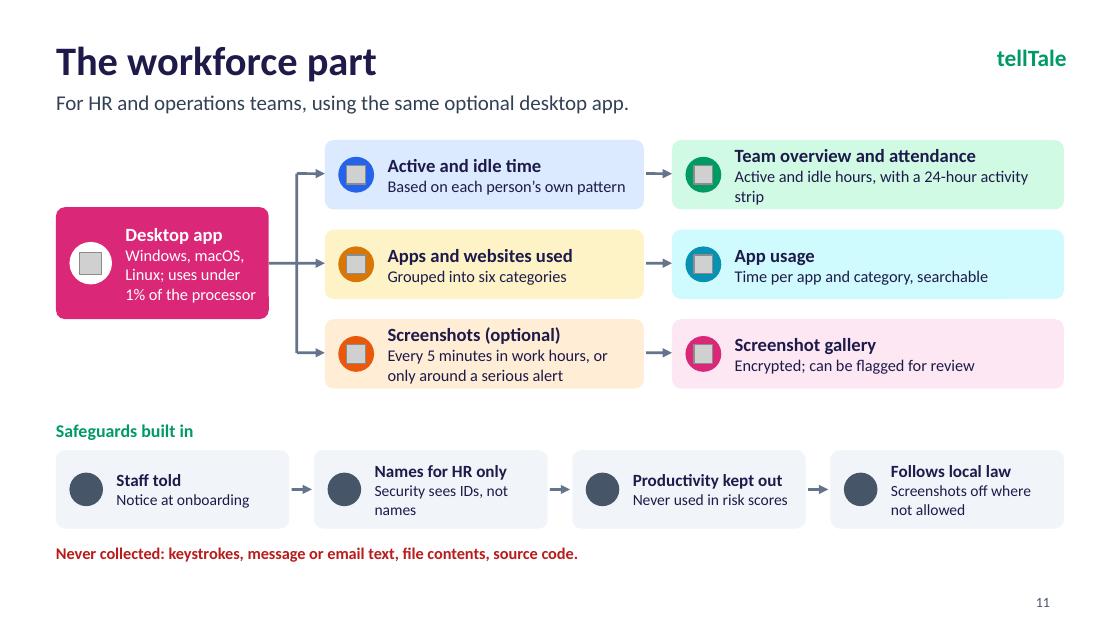
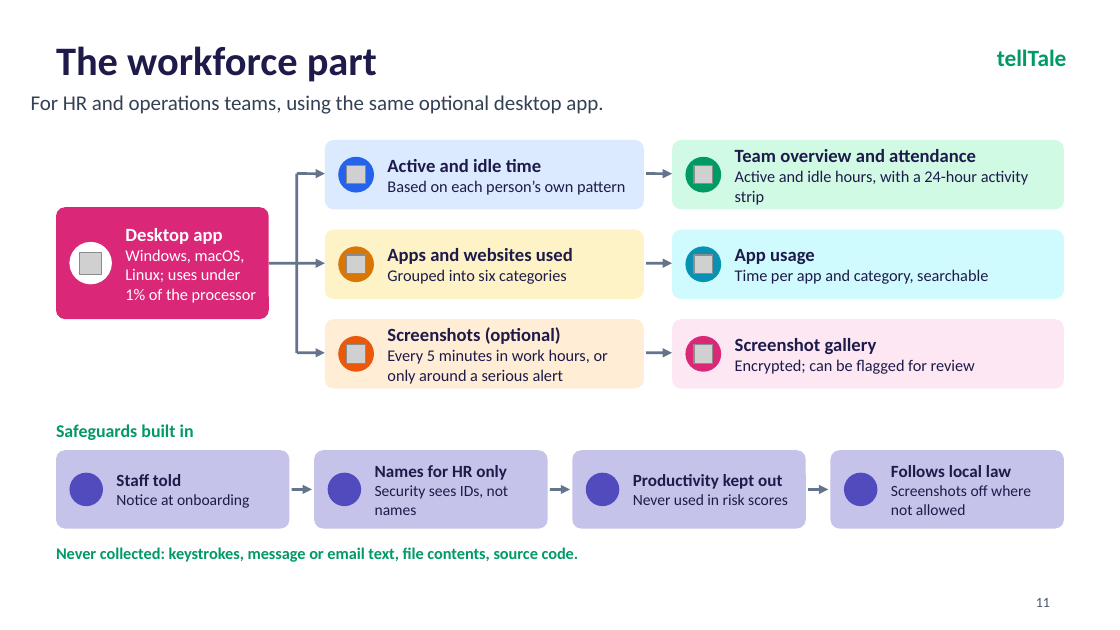
Before and after one commit to aaravgupta0202/telltale, a slide deck: slide 11 of tellTale_CyberForge_Deck.pptx. Drawn at 1120x630 pixels with LibreOffice and Linux fonts; fonts in the diff are those of the drawing; grey boxes stand for pictures; background and template pictures are left out. Boxes give left, top, right and bottom in pixels: in the first picture for what was removed or moved away, otherwise in the second. Text is boxed around its words. In the diff, an @@ line names an element or a change of style, - is before the commit and + after.

```diff
--- a/tellTale_CyberForge_Deck.pptx
+++ b/tellTale_CyberForge_Deck.pptx
@@ text "For HR and operations teams, ..." moved from (x1=56, y1=95, x2=629, y2=114) to (x1=31, y1=95, x2=603, y2=114) @@
@@ text "For HR and operations teams, ..." at (x1=31, y1=95, x2=603, y2=114): indent changed @@
@@ fill #475569 to #524BBE in 4 elements at (x1=69, y1=473, x2=103, y2=506), (x1=586, y1=473, x2=619, y2=506), (x1=844, y1=473, x2=878, y2=506), (x1=328, y1=473, x2=362, y2=506) @@
@@ fill #F1F5F9 to #C5C3E9 in 4 elements at (x1=56, y1=450, x2=289, y2=529), (x1=315, y1=450, x2=548, y2=529), (x1=572, y1=450, x2=805, y2=529), (x1=830, y1=450, x2=1063, y2=529) @@
@@ arrow (291, 489) - (311, 489): stroke #64748B 1.75 pt to #64748B 1.76 pt @@
@@ arrow (550, 489) - (570, 489): stroke #64748B 1.75 pt to #64748B 1.76 pt @@
@@ arrow (808, 489) - (828, 489): stroke #64748B 1.75 pt to #64748B 1.76 pt @@
@@ text "Never collected: keystrokes, message or ..." at (x1=56, y1=547, x2=579, y2=562): text colour #B91C1C to #009A65 @@
```
Also in this commit, not shown: 16 other slides changed, 1 other file.
